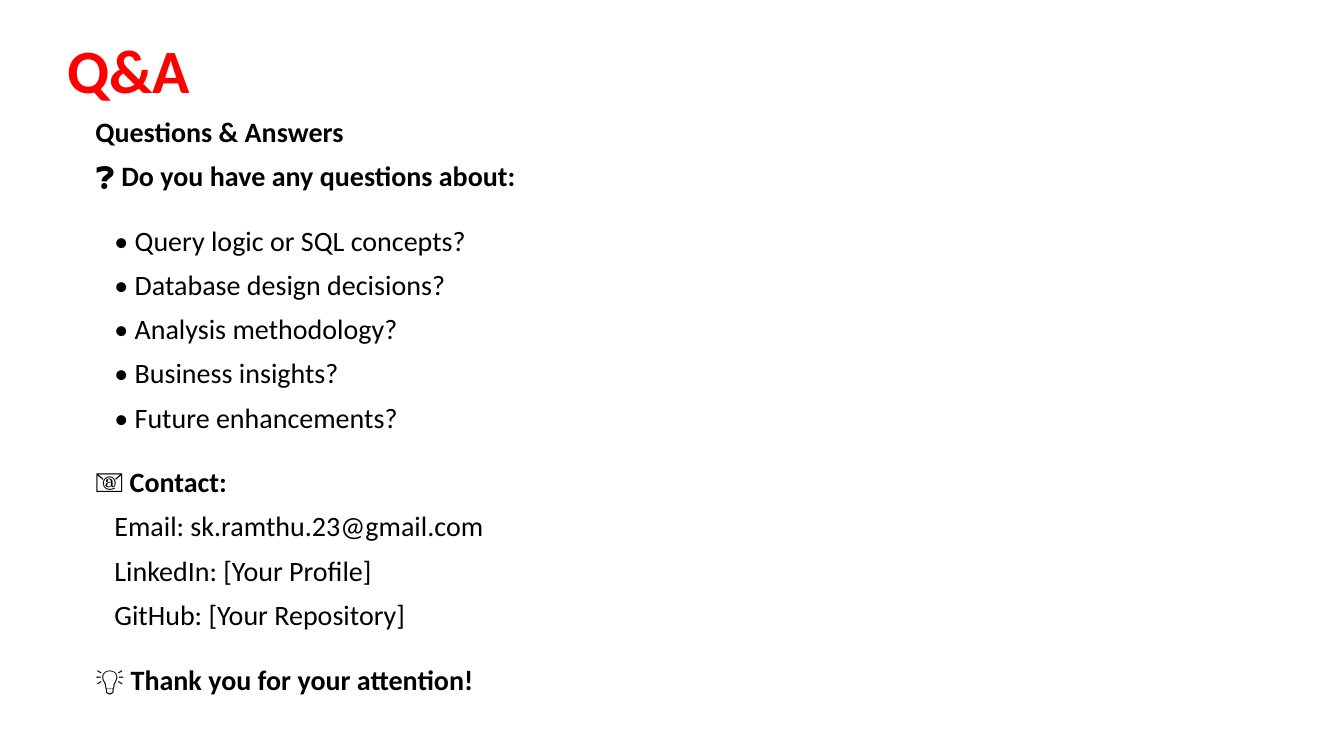
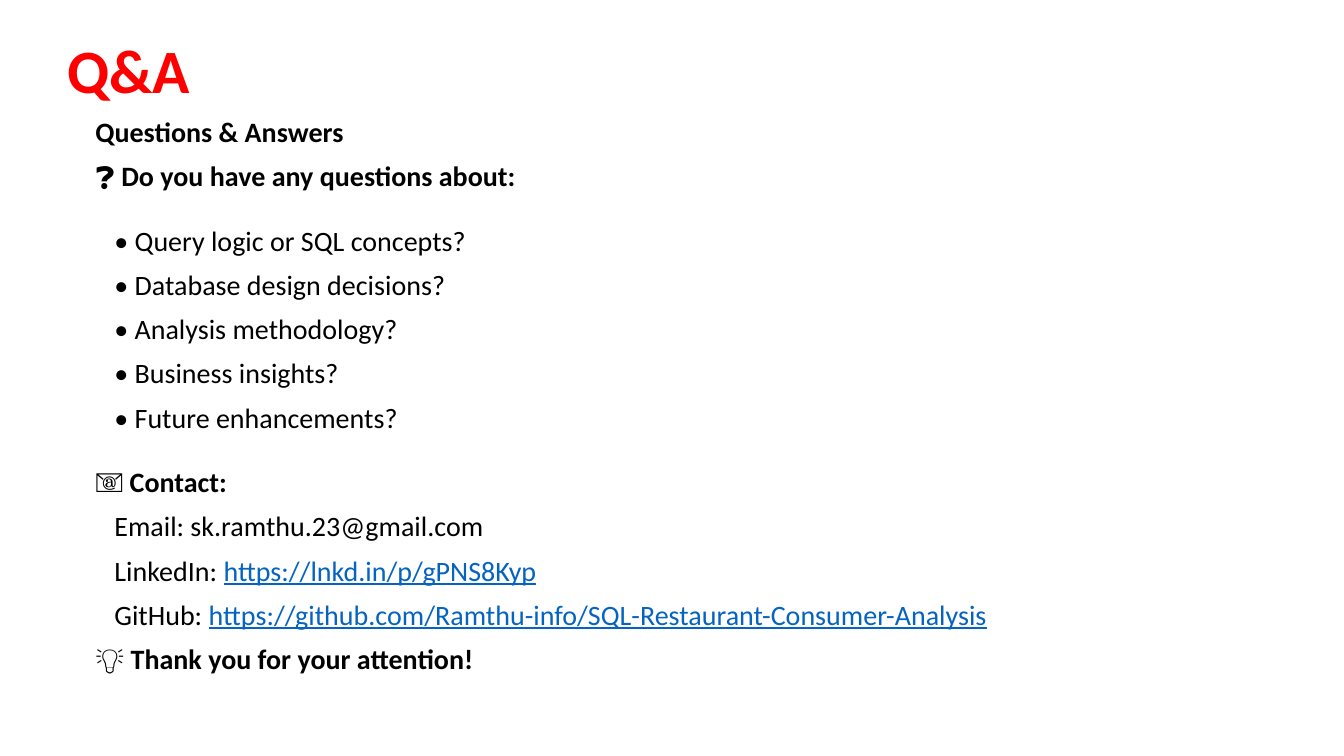
Before and after one commit to Ramthu-info/SQL-Restaurant-Consumer-Analysis, a slide deck: slide 13 of SQL RESTAURANT & CONSUMER ANALYSIS.pptx. Drawn at 1344x756 pixels with LibreOffice and Linux fonts; fonts in the diff are those of the drawing; background and template pictures are left out. Boxes give left, top, right and bottom in pixels: in the first picture for what was removed or moved away, otherwise in the second. Text is boxed around its words. In the diff, an @@ line names an element or a change of style, - is before the commit and + after.

Commit message:
Updated PowerPoint presentation with final content

```diff
--- a/SQL RESTAURANT & CONSUMER ANALYSIS.pptx
+++ b/SQL RESTAURANT & CONSUMER ANALYSIS.pptx
@@ text at bbox=[114, 561, 987, 630]: text changed; text colour #000000 to #0563C1 @@
-LinkedIn: [Your Profile]
-GitHub: [Your Repository]
+LinkedIn: https://lnkd.in/p/gPNS8Kyp
+GitHub: https://github.com/Ramthu-info/SQL-Restaurant-Consumer-Analysis
@@ text at bbox=[131, 649, 473, 674]: line spacing 1.5 to 0.9 @@
```
Also in this commit, not shown: 2 other files.
